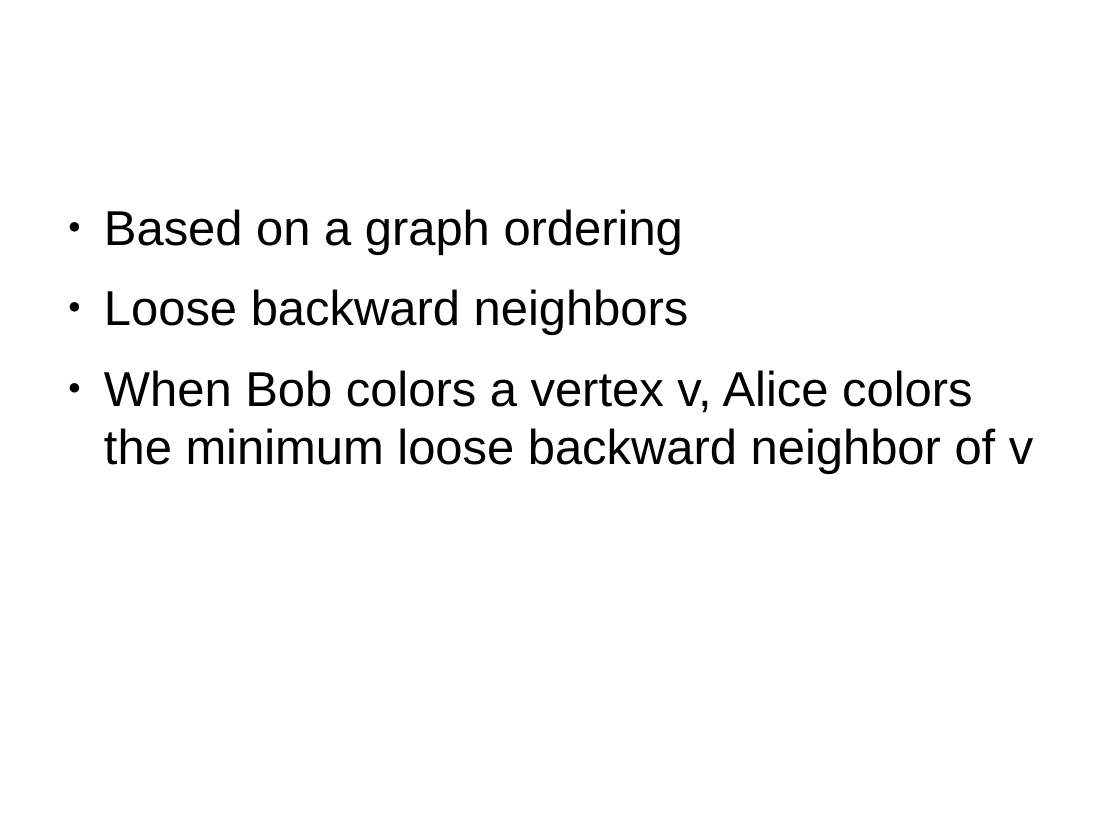
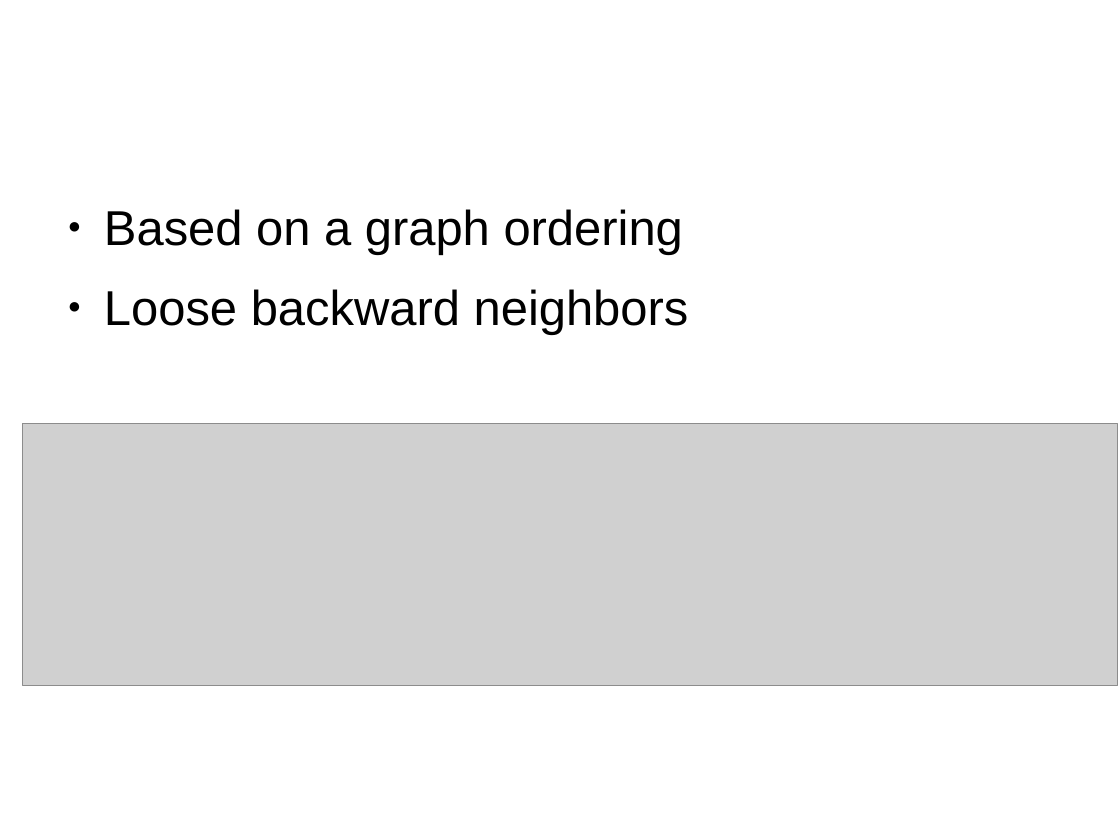
Before and after one commit to AlexPerrot/map-coloring, a slide deck: slide 12 of map-coloring.odp (slide 8 before the commit). Drawn at 1120x840 pixels with LibreOffice and Linux fonts; fonts in the diff are those of the drawing; grey boxes stand for pictures; background and template pictures are left out. Boxes give left, top, right and bottom in pixels: in the first picture for what was removed or moved away, otherwise in the second. Text is boxed around its words. In the diff, an @@ line names an element or a change of style, - is before the commit and + after.

```diff
--- a/map-coloring.odp
+++ b/map-coloring.odp
@@ text at bbox=[104, 370, 1033, 474]: paragraph removed @@
-● When Bob colors a vertex v, Alice colors the minimum loose backward neighbor of v
@@ picture added at bbox=[22, 423, 1118, 686] @@
```
Also in this commit, not shown: 2 other slides changed, 15 slides added, 1 slide removed, 1 other file.
